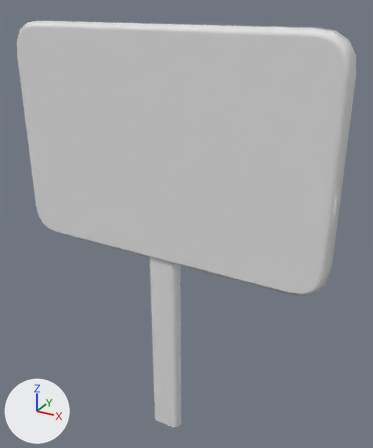
The FBX model Assets/GameFolders/Art/Models/menuSign.fbx as it was, and as the next commit left it.
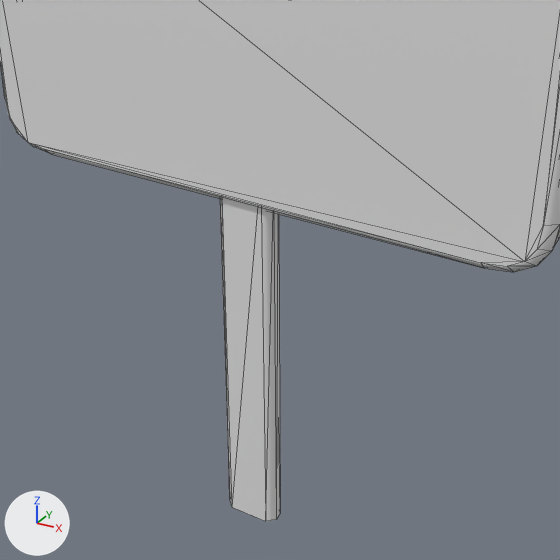
There are two pictures of each version: one whole from a 50 mm camera at (0.129, -0.189, 0.232) aimed at (0.012, 0.024, 0.125), one close up on the part from 9% to 88% of the width and 34% to 100% of the height. The lights are fixed; the arrows at lower left show +X, +Y and +Z. The close-ups show mesh edges as thin lines. Where no turn or scale is listed for an object, it has been applied to the vertices.

The first close-up shows 'MenuSign'.
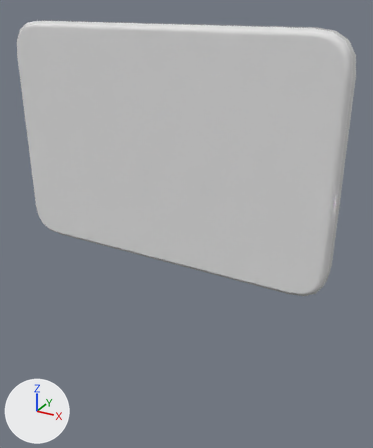
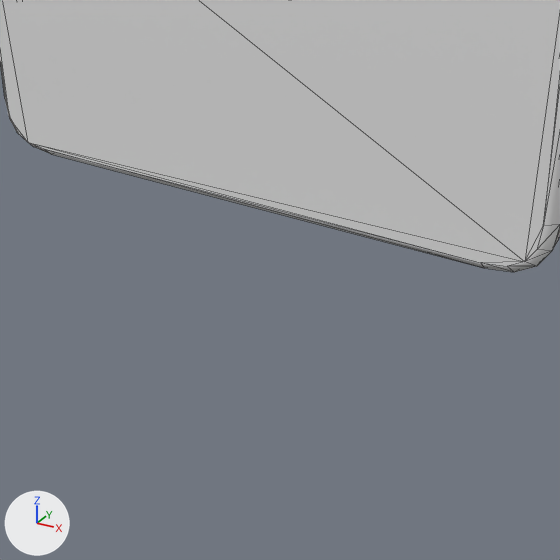
The newer file is also turned or shifted as a whole; pictures and numbers use the older file's frame.

The change in detail:
me_mesh has 96 vertices, 172 faces and spans x -0.079..0.088, y 0.008..0.019, z 0.0..0.222.
me_mesh is used by ob_menusign; location (0.0, 0.0, 0.0).
me_mesh part 1: the loose piece of 16 vertices spanning x -0.004..0.014, y 0.009..0.017, z 0.0..0.12 is deleted.
me_mesh no longer uses material mat_signboard2 (white #e7e7e7).

What differs and where, as boxes [x1, y1, x2, y2] in the close-ups (560 x 560 px):
'MenuSign', reshaped
    before: [0, 0, 560, 521]
    after: [0, 0, 560, 272]
part 1 of me_mesh, deleted
    before: [220, 198, 280, 521]
